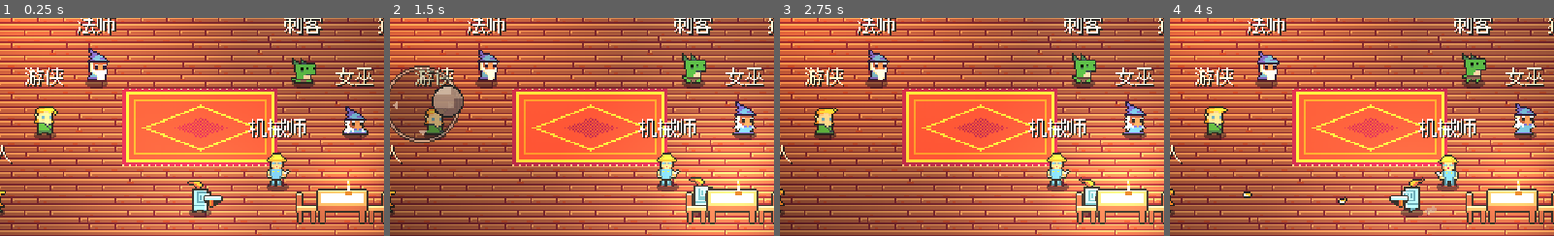
Above: before the commit, frames 1-4 (left to right).
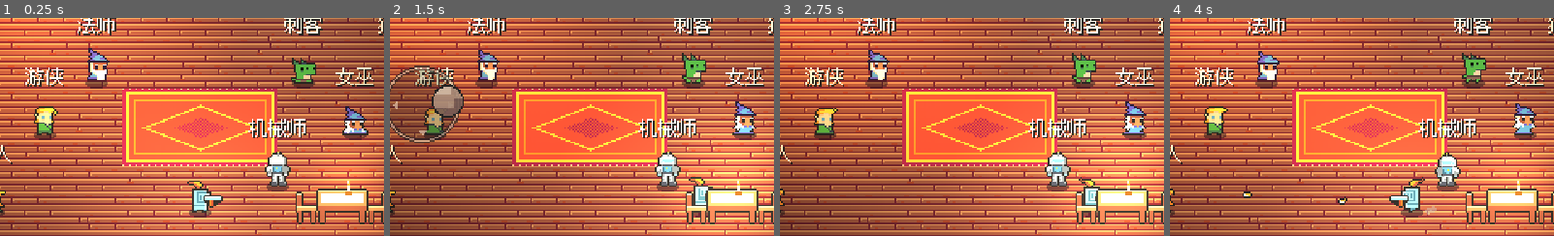
Above: after the commit, the same moments.

Repository: brondon1/game
Game: Godot game, scene res://lobby/lobby.tscn
Two runs of this game, one before a commit and one after it. Both use one fixed random seed, a clock stepped at 60 frames per second and the inputs below.
Inputs (mouse positions are % of the whole screen's width and height, from its top left):
- Up to frame 1 (0.25 s): no input
- Up to frame 2 (1.5 s): move the mouse to (73, 45) at 0.52 s; hold D (move_right) 0.53-1.25 s; hold E (interact) 0.53-1.25 s; click (73, 45) at 0.67 s; drag from (30, 55) to (66, 48) at 1.27 s
- Up to frame 3 (2.75 s): move the mouse to (60, 28) at 2.02 s; hold D (move_right) from 2.03 s (still down); hold Q (switch_weapon) from 2.03 s (still down)
- Up to frame 4 (4 s): release D (move_right) at 2.75 s; release Q (switch_weapon) at 2.75 s; drag from (45, 70) to (66, 48) at 2.77 s; move the mouse to (81, 65) at 3.52 s; press the mouse at (81, 65) at 3.53 s; hold A (move_left) from 3.53 s (still down)
The pictures show only the part of the screen within x 26-76%, y 35-85%; the shares and areas given below are measured in that part.

The runs differ from the first frame. In frame 1, 0.7% of the frame differs, in the area x 68-76%, y 61-78%; in frame 2, 0.7%; in frame 3, 0.7%; in frame 4, 0.7%.

Commit message:
机械师换成机甲驾驶员的外观

Diff:
--- a/characters/mechanic.tres
+++ b/characters/mechanic.tres
@@ -15,4 +15,4 @@
 speed = 95.0
 starting_weapon = ExtResource("3_weapon")
 skill_scene = ExtResource("4_skill")
-lines = PackedStringArray("我的炮台会自己打怪，最多能同时摆三座。", "炮台打的是跟踪火箭，绕着柱子跑也躲不掉。", "冲锋枪射得快，挂着炮台一起打最顺手。", "扳手和螺丝，是机械师最好的朋友。")
+lines = PackedStringArray("我的炮台会自己打怪，最多能同时摆三座。", "炮台打的是跟踪火箭，绕着柱子跑也躲不掉。", "冲锋枪射得快，挂着炮台一起打最顺手。", "这身机甲是我自己一颗螺丝一颗螺丝拧出来的。")
Binary file changed: assets/sprites/mechanic.png
